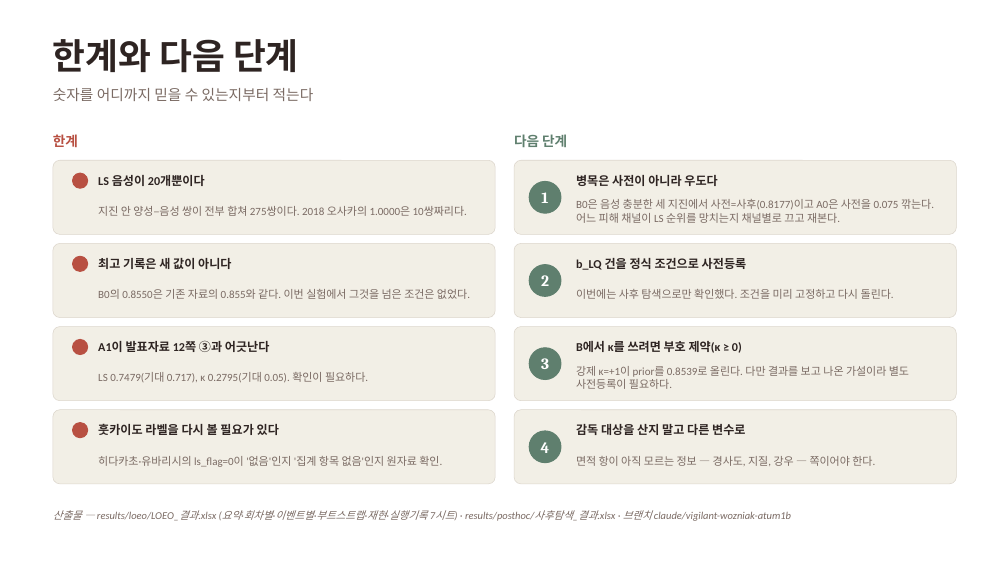
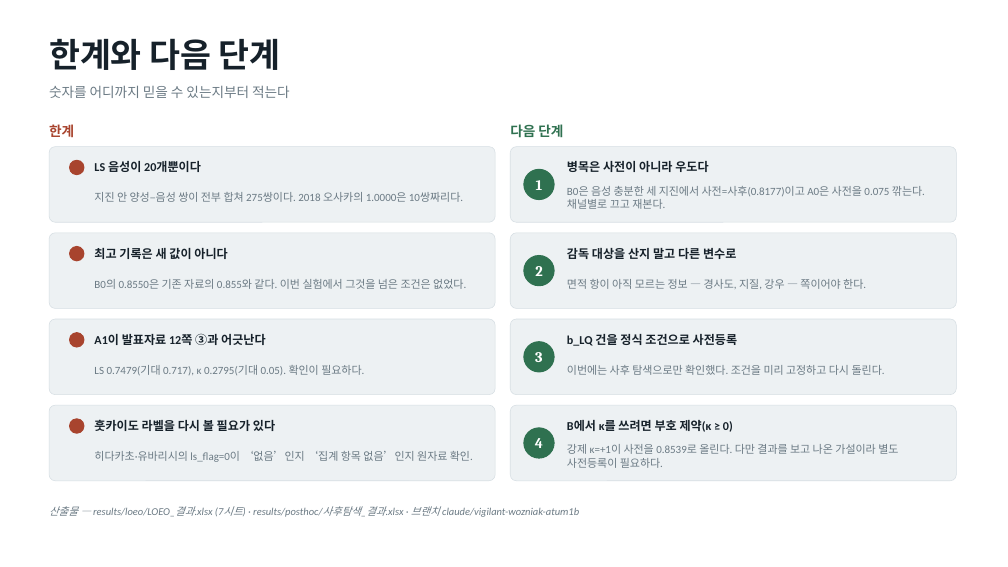
Before and after one commit to minji1217/pilotA, a slide deck: slide 16 of results/deck/LOEO_발표자료.pptx (slide 14 before the commit). Drawn at 1008x567 pixels with LibreOffice and Linux fonts; fonts in the diff are those of the drawing. Boxes give left, top, right and bottom in pixels: in the first picture for what was removed or moved away, otherwise in the second. Text is boxed around its words. In the diff, an @@ line names an element or a change of style, - is before the commit and + after.

```diff
--- a/results/deck/LOEO_발표자료.pptx
+++ b/results/deck/LOEO_발표자료.pptx
@@ text "한계와 다음 단계" at [49, 38, 281, 70]: size 34 to 32 pt, text colour #2E2422 to #16212A @@
@@ text "숫자를 어디까지 믿을 수 있는지부터 ..." at [49, 85, 290, 98]: size 14 to 13 pt, text colour #7A6A63 to #6B7A84 @@
@@ text "한계": place and size @@
-text "한계" at [53, 134, 78, 147]
+text "한계" at [49, 124, 74, 138]
@@ text "한계" at [49, 124, 74, 138]: text colour #B85042 to #A8442E @@
@@ text "다음 단계": place and size @@
-text "다음 단계" at [514, 134, 567, 147]
+text "다음 단계" at [510, 124, 563, 138]
@@ text "다음 단계" at [510, 124, 563, 138]: text colour #5F7F6E to #2F7150 @@
@@ rounded rectangle: place and size @@
-rounded rectangle at [53, 160, 495, 234]
+rounded rectangle at [49, 147, 495, 222]
@@ fill #F2EFE6 to #EDF1F3; outline #DCD6CC 0.5 pt to #D6DEE3 0.5 pt; proportions changed in 8 elements at [49, 405, 495, 481], [510, 405, 957, 481], [49, 319, 495, 395], [510, 319, 957, 395], [49, 233, 495, 309], [510, 233, 957, 309], [49, 147, 495, 222], [510, 147, 957, 222] @@
@@ rounded rectangle: place and size @@
-rounded rectangle at [514, 160, 957, 234]
+rounded rectangle at [510, 147, 957, 222]
@@ 2 texts, 1 ellipse: place and size @@
-2 texts, 1 ellipse at [73, 173, 467, 216]
+2 texts, 1 ellipse at [70, 160, 463, 202]
@@ fill #B85042 to #A8442E; outline #B85042 1 pt to #A8442E 1 pt in 4 elements at [70, 419, 84, 433], [70, 333, 84, 347], [70, 247, 84, 261], [70, 160, 84, 175] @@
@@ 5 texts, 3 ellipses: place and size @@
-5 texts, 3 ellipses at [73, 181, 561, 352]
+5 texts, 3 ellipses at [70, 169, 554, 345]
@@ size 15 to 14 pt in 4 elements at [535, 438, 543, 448], [535, 352, 542, 362], [535, 266, 542, 276], [536, 180, 543, 190] @@
@@ fill #5F7F6E to #2F7150; outline #5F7F6E 1 pt to #2F7150 1 pt in 4 elements at [524, 428, 554, 458], [524, 342, 554, 372], [524, 256, 554, 286], [524, 169, 554, 200] @@
@@ text "병목은 사전이 아니라 우도다": place and size @@
-text "병목은 사전이 아니라 우도다" at [576, 175, 717, 186]
+text "병목은 사전이 아니라 우도다" at [567, 161, 708, 172]
@@ text at [567, 186, 925, 209]: text changed; text colour #7A6A63 to #6B7A84 @@
-B0은 음성 충분한 세 지진에서 사전=사후(0.8177)이고 A0은 사전을 0.075 깎는다. 어느 피해 채널이 LS 순위를 망치는지 채널별로 끄고 재본다.
+B0은 음성 충분한 세 지진에서 사전=사후(0.8177)이고 A0은 사전을 0.075 깎는다. 채널별로 끄고 재본다.
@@ rounded rectangle: place and size @@
-rounded rectangle at [53, 243, 495, 318]
+rounded rectangle at [49, 233, 495, 309]
@@ rounded rectangle: place and size @@
-rounded rectangle at [514, 243, 957, 318]
+rounded rectangle at [510, 233, 957, 309]
@@ text colour #2E2422 to #16212A in 8 elements at [94, 417, 275, 433], [94, 333, 266, 345], [94, 248, 227, 259], [94, 161, 201, 172], [567, 161, 708, 172], [567, 334, 738, 346], [567, 420, 733, 432], [567, 248, 736, 259] @@
@@ text colour #7A6A63 to #6B7A84 in 5 elements at [94, 365, 364, 375], [94, 279, 466, 289], [94, 192, 463, 202], [567, 365, 885, 375], [567, 279, 866, 289] @@
@@ text "감독 대상을 산지 말고 다른 ...": place and size @@
-text "감독 대상을 산지 말고 다른 ..." at [576, 424, 745, 435]
+text "감독 대상을 산지 말고 다른 ..." at [567, 248, 736, 259]
@@ text "면적 항이 아직 모르는 정보 ...": place and size @@
-text "면적 항이 아직 모르는 정보 ..." at [576, 456, 875, 466]
+text "면적 항이 아직 모르는 정보 ..." at [567, 279, 866, 289]
@@ rounded rectangle: place and size @@
-rounded rectangle at [53, 327, 495, 401]
+rounded rectangle at [49, 319, 495, 395]
@@ rounded rectangle: place and size @@
-rounded rectangle at [514, 327, 957, 401]
+rounded rectangle at [510, 319, 957, 395]
@@ text "b_LQ 건을 정식 조건으로 사전등록": place and size @@
-text "b_LQ 건을 정식 조건으로 사전등록" at [576, 258, 747, 270]
+text "b_LQ 건을 정식 조건으로 사전등록" at [567, 334, 738, 346]
@@ 4 ellipses, 1 text: place and size @@
-4 ellipses, 1 text at [73, 340, 561, 463]
+4 ellipses, 1 text at [70, 333, 554, 458]
@@ text "이번에는 사후 탐색으로만 확인했다. 조건을 ...": place and size @@
-text "이번에는 사후 탐색으로만 확인했다. 조건을 ..." at [576, 289, 894, 299]
+text "이번에는 사후 탐색으로만 확인했다. 조건을 ..." at [567, 365, 885, 375]
@@ rounded rectangle: place and size @@
-rounded rectangle at [53, 410, 495, 484]
+rounded rectangle at [49, 405, 495, 481]
@@ rounded rectangle: place and size @@
-rounded rectangle at [514, 410, 957, 484]
+rounded rectangle at [510, 405, 957, 481]
@@ text "B에서 κ를 쓰려면 부호 제약(κ ...": place and size @@
-text "B에서 κ를 쓰려면 부호 제약(κ ..." at [576, 341, 742, 353]
+text "B에서 κ를 쓰려면 부호 제약(κ ..." at [567, 420, 733, 432]
@@ text at [567, 444, 898, 468]: text changed; text colour #7A6A63 to #6B7A84 @@
-강제 κ=+1이 prior를 0.8539로 올린다. 다만 결과를 보고 나온 가설이라 별도 사전등록이 필요하다.
+강제 κ=+1이 사전을 0.8539로 올린다. 다만 결과를 보고 나온 가설이라 별도 사전등록이 필요하다.
@@ text at [94, 451, 473, 462]: text changed; text colour #7A6A63 to #6B7A84 @@
-히다카초·유바리시의 ls_flag=0이 '없음'인지 '집계 항목 없음'인지 원자료 확인.
+히다카초·유바리시의 ls_flag=0이 ‘없음’인지 ‘집계 항목 없음’인지 원자료 확인.
@@ text at [49, 506, 579, 517]: text changed; text colour #7A6A63 to #6B7A84 @@
-산출물 — results/loeo/LOEO_결과.xlsx (요약·회차별·이벤트별·부트스트랩·재현·실행기록 7시트) · results/posthoc/사후탐색_결과.xlsx · 브랜치 claude/vigilant-wozniak-atum1b
+산출물 — results/loeo/LOEO_결과.xlsx (7시트) · results/posthoc/사후탐색_결과.xlsx · 브랜치 claude/vigilant-wozniak-atum1b
```
Also in this commit, not shown: 11 other slides changed, 4 slides added, 2 slides removed, 2 other files.
